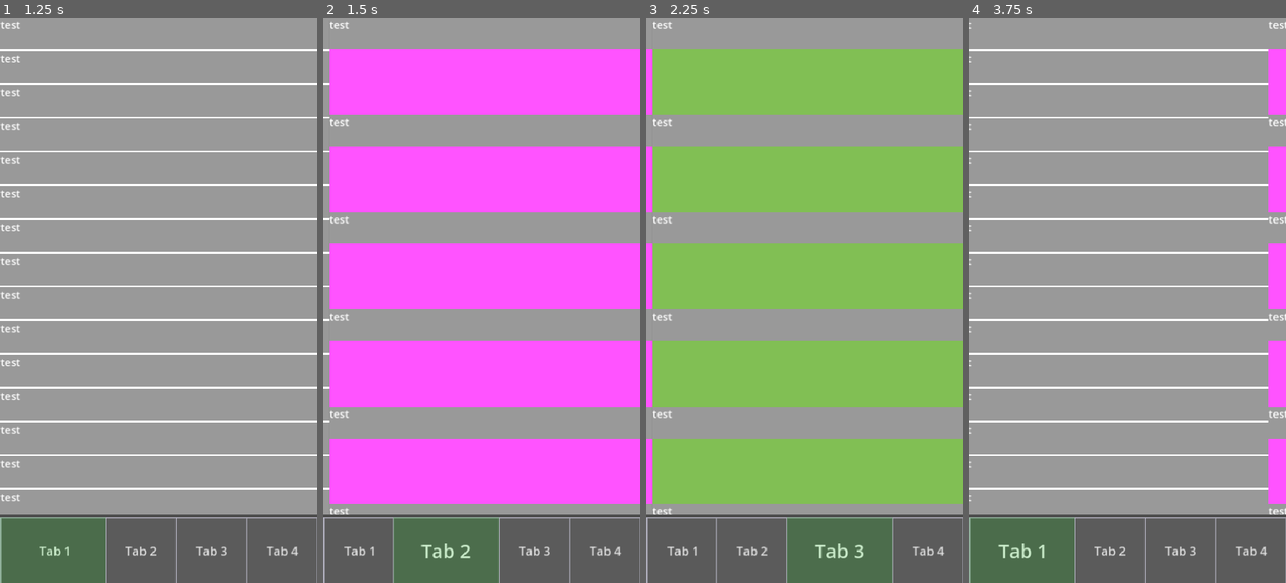
Above: before the commit, frames 1-4 (left to right).
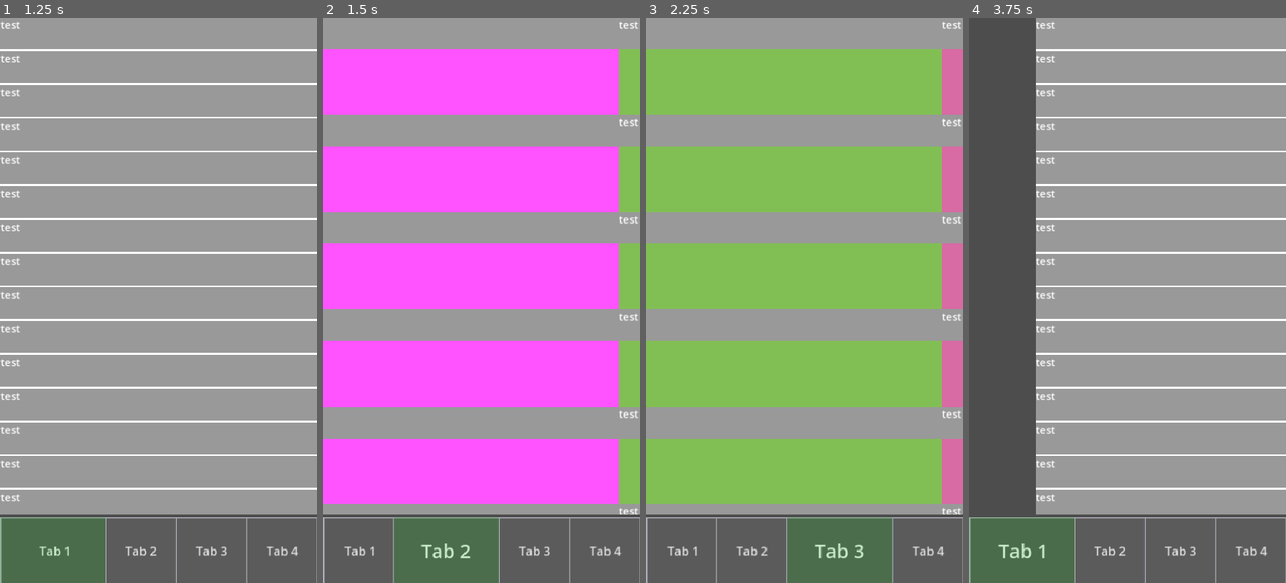
Above: after the commit, the same moments.

Repository: Nielstupido/UI_cloning
Game: Godot game, scene res://Scenes/menu.tscn
Two runs of this game, one before a commit and one after it. Both use one fixed random seed, a clock stepped at 60 frames per second and the inputs below.
Inputs:
- Up to frame 1 (1.25 s): click "Tab 1" at 0.5 s
- Up to frame 2 (1.5 s): click "Tab 2" at 1.25 s
- Up to frame 3 (2.25 s): click "Tab 3" at 2 s
- Up to frame 4 (3.75 s): click "Tab 4" at 2.75 s; click "Tab 1" at 3.5 s

Frame 1 is identical in both runs. In frame 2, 5.6% of the frame differs, in the area x 0-100%, y 0-88%; in frame 3, 5.6%; in frame 4, 23%.

Commit message:
added swiping resistance when swiping to empty space

Diff:
--- a/Scenes/menu.gd
+++ b/Scenes/menu.gd
@@ -9,6 +9,7 @@
 const HIGHLIGHTED_TAB_RATIO : float = 1.5
 const DIRECTION_BIAS : int = 5
 const DIRECTION_LOCK_THRESHOLD : int = 10
+const DRAG_RESISTANCE : float = 0.35
 @onready var tab_buttons : HBoxContainer = $MainContainer/TabButtonsContainer/TabButtons
 @onready var tab_buttons_overlay : HBoxContainer = $MainContainer/TabButtonsContainer/TabButtonsOverlay
 @onready var tab_buttons_highlight: Node = $MainContainer/TabButtonsContainer/TabButtonsOverlay/HighlightMark
@@ -61,7 +62,6 @@
 			if swipe_direction_locked == HORIZONTAL:
 				var delta = event.position - swipe_start_pos
 				var swipe_amount = delta.x
-
 				next_page_index = current_page_index
 
 				if abs(swipe_amount) > swipe_threshold:
@@ -74,7 +74,6 @@
 
 	elif event is InputEventScreenDrag and is_dragging:
 		var delta = event.position - swipe_start_pos
-
 		if swipe_direction_locked == EMPTY:
 			if abs(delta.x) > DIRECTION_LOCK_THRESHOLD or abs(delta.y) > DIRECTION_LOCK_THRESHOLD:
 				if abs(delta.x) > DIRECTION_BIAS * abs(delta.y):
@@ -83,13 +82,13 @@
 					swipe_direction_locked = VERTICAL
 
 		if swipe_direction_locked == HORIZONTAL:
-			var offset = -current_page_index * page_width + delta.x
+			var offset_x = delta.x
 
-			## Clamp when swiping beyond first and last pages
-			#var min_offset = - ((tab_pages.get_child_count() - 1) * page_width) - 50.0
-			#var max_offset = 50.0
-			#offset = clamp(offset, min_offset, max_offset)
+			if ((current_page_index == 0 and offset_x > 0) or
+					((current_page_index == tab_pages.get_child_count() - 1) and offset_x < 0)):
+				offset_x *= DRAG_RESISTANCE
 
+			var offset = -current_page_index * page_width + offset_x
 			tab_pages.position.x = offset
 			current_scroll_container.mouse_filter = Control.MOUSE_FILTER_IGNORE
 		else:
@@ -105,7 +104,7 @@
 		tween.kill()
 
 	tween = get_tree().create_tween()
-	tween.tween_property(tab_pages, "position:x", target_x, 0.25).set_trans(Tween.TRANS_CUBIC).set_ease(Tween.EASE_OUT)
+	tween.tween_property(tab_pages, "position:x", target_x, 0.25).set_trans(Tween.TRANS_BACK).set_ease(Tween.EASE_OUT)
 	current_page_index = page_index
 
 
